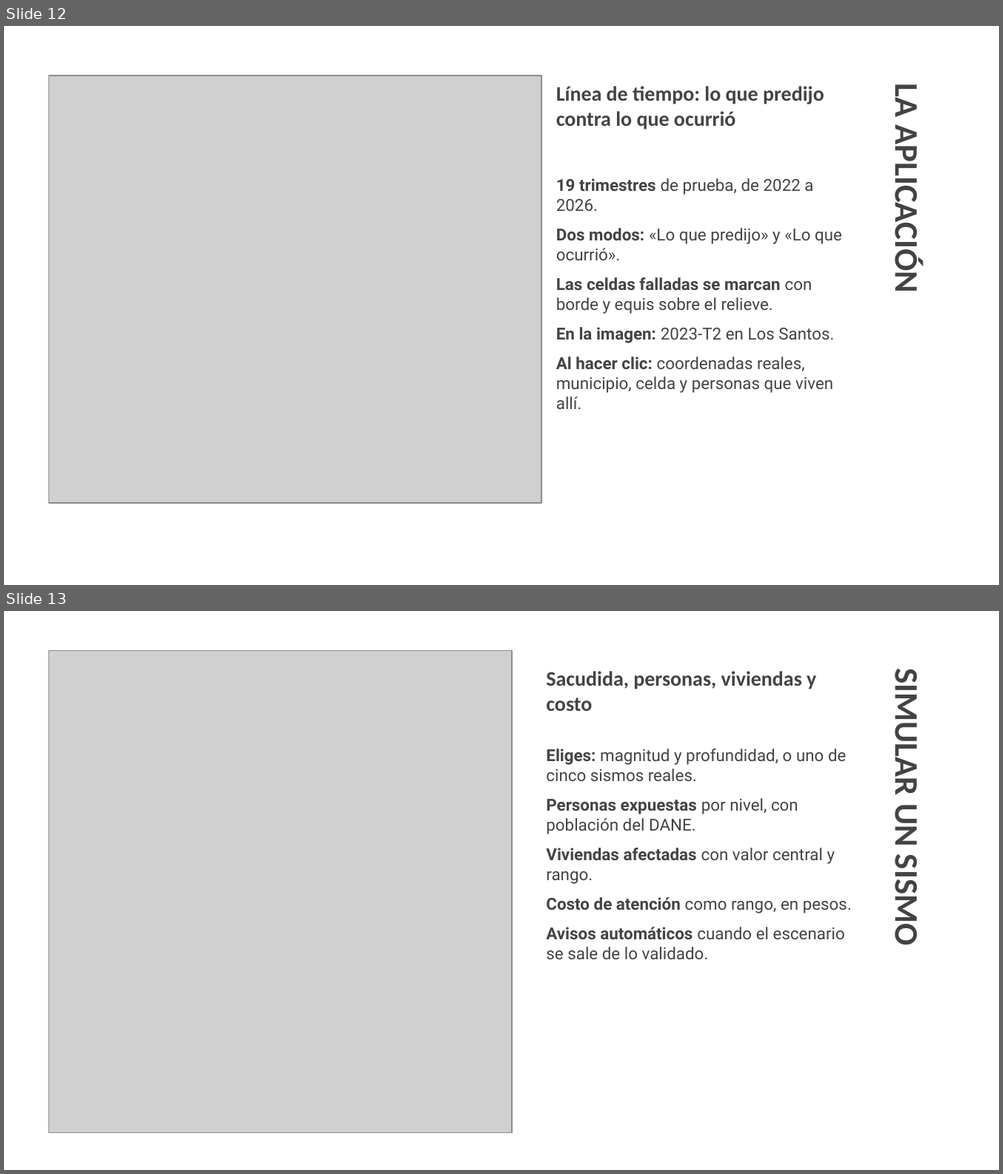
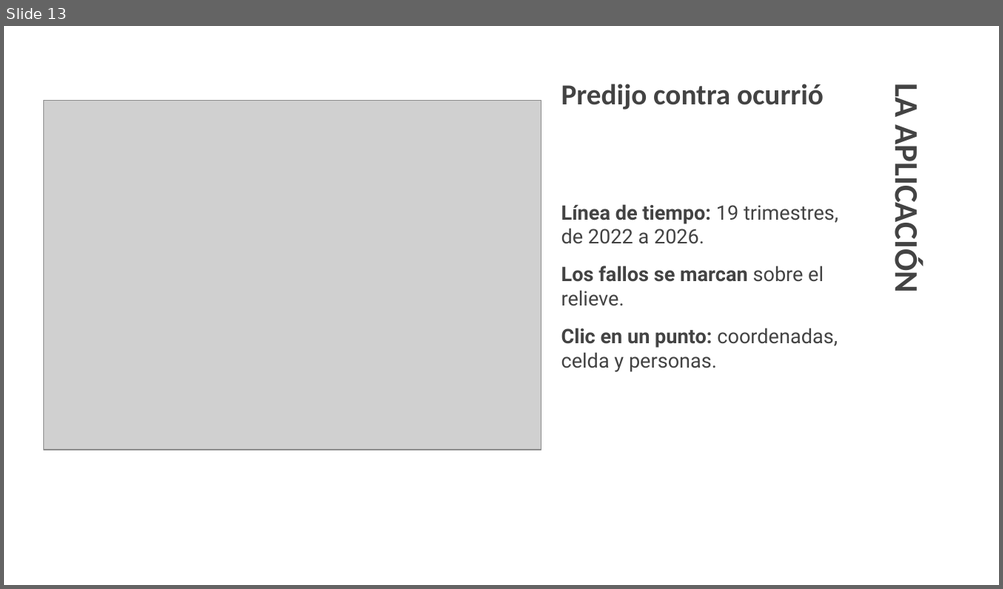
Before and after one commit to Project-UNAB/Centinelas-de-Santander, a slide deck: docs/Centinelas_de_Santander_Sustentacion.pptx. Shown one above the other, each under a label of ours: slides 12 and 13 before the commit, slide 13 after it. The pictures are 1003x1174 and 1003x589 pixels, drawn with LibreOffice and Linux fonts; fonts in the diff are those of the drawing; grey boxes stand for pictures. Boxes give left, top, right and bottom in pixels: in the first picture for what was removed or moved away, otherwise in the second. Text is boxed around its words. In the diff, an @@ line names an element or a change of style, - is before the commit and + after.

Commit message:
Letra más grande en la aplicación, tablero de «Los modelos» y presentación
- frontend: la letra de toda la aplicación sube un punto y el panel lateral se ensancha
- frontend: la sección «Los modelos» es ahora un tablero que cabe en una pantalla, sin
  desplazarse: cifras arriba y tres cuadros (comparación, variables, aciertos y fallos)
- docs: presentación con letra más grande y menos texto por diapositiva

```diff
--- a/docs/Centinelas_de_Santander_Sustentacion.pptx
+++ b/docs/Centinelas_de_Santander_Sustentacion.pptx
@@ slide 13 removed at bbox=[4, 611, 999, 1170], background #FFFFFF @@
@@ picture removed at bbox=[48, 651, 512, 1133] @@
@@ text removed at bbox=[546, 671, 816, 711] @@
-Sacudida, personas, viviendas y costo
@@ title removed at bbox=[886, 681, 927, 943] @@
-SIMULAR UN SISMO
@@ text removed at bbox=[546, 749, 851, 960] @@
-Eliges: magnitud y profundidad, o uno de cinco sismos reales.
-Personas expuestas por nivel, con población del DANE.
-Viviendas afectadas con valor central y rango.
-Costo de atención como rango, en pesos.
-Avisos automáticos cuando el escenario se sale de lo validado.
@@ what was slide 12 is now slide 13 @@
@@ slide 13 changed as well @@
@@ text at bbox=[561, 84, 823, 110]: text changed; size 15 to 21 pt @@
-Línea de tiempo: lo que predijo contra lo que ocurrió
+Predijo contra ocurrió
@@ picture: place and size @@
-picture at bbox=[48, 76, 541, 503]
+picture at bbox=[44, 101, 541, 450]
@@ text at bbox=[561, 204, 838, 372]: text changed; size 12 to 14.5 pt @@
-19 trimestres de prueba, de 2022 a 2026.
-Dos modos: «Lo que predijo» y «Lo que ocurrió».
-Las celdas falladas se marcan con borde y equis sobre el relieve.
-En la imagen: 2023-T2 en Los Santos.
-Al hacer clic: coordenadas reales, municipio, celda y personas que viven allí.
+Línea de tiempo: 19 trimestres, de 2022 a 2026.
+Los fallos se marcan sobre el relieve.
+Clic en un punto: coordenadas, celda y personas.
```
Also in this commit, not shown: 13 other slides changed, 2 slides added, 2 other files.
